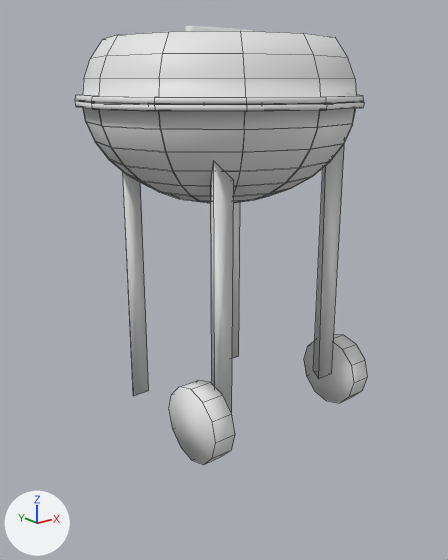
Before and after pictures for a commit that changed the FBX model working/subahu/Barbecue/Barbecue.fbx.
Camera for both pictures: a 50 mm camera at (-4.11, -5.2, 0.15) aimed at (-0.03, -0.1, -1.89). The axes (+X, +Y, +Z) are drawn at lower left. The lights are the same throughout. Mesh edges are drawn as thin lines on the coarser meshes. Where no turn or scale is listed for an object, it has been applied to the vertices.

In view in the first picture: 'Barbecue', 'Lid', 'stand', 'standRoller'.
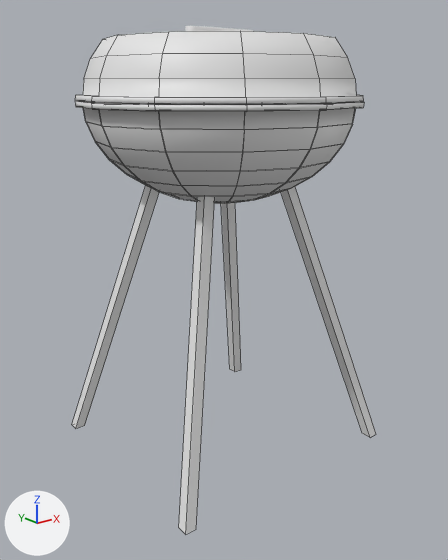
Boxes [x1, y1, x2, y2] around the edits, measured in the pictures (448 x 560 px):
'legs', added
    after: [72, 186, 376, 534]
'stand', deleted
    before: [123, 142, 345, 413]
'standRoller', deleted
    before: [169, 334, 368, 464]

Edits to the bpy script that builds the scene:
```text
Add me_cube_002:
    me_cube_002.from_pydata(...)  # 32 vertices, 24 faces; spans x -2.16..0.63, y -0.56..1.93, z -3.23..0.14
Remove ob_standroller:
    ob_standroller = bpy.data.objects.new('standRoller', me_cylinder_001)
    ob_standroller.location = (1.3, -0.84, -2.99)
Remove ob_stand:
    ob_stand = bpy.data.objects.new('stand', me_cylinder_006)
    ob_stand.location = (1.3, -0.84, -2.99)
Add ob_legs:
    ob_legs = bpy.data.objects.new('legs', me_cube_002)
    ob_legs.location = (0.79, -0.66, -0.61)
```
